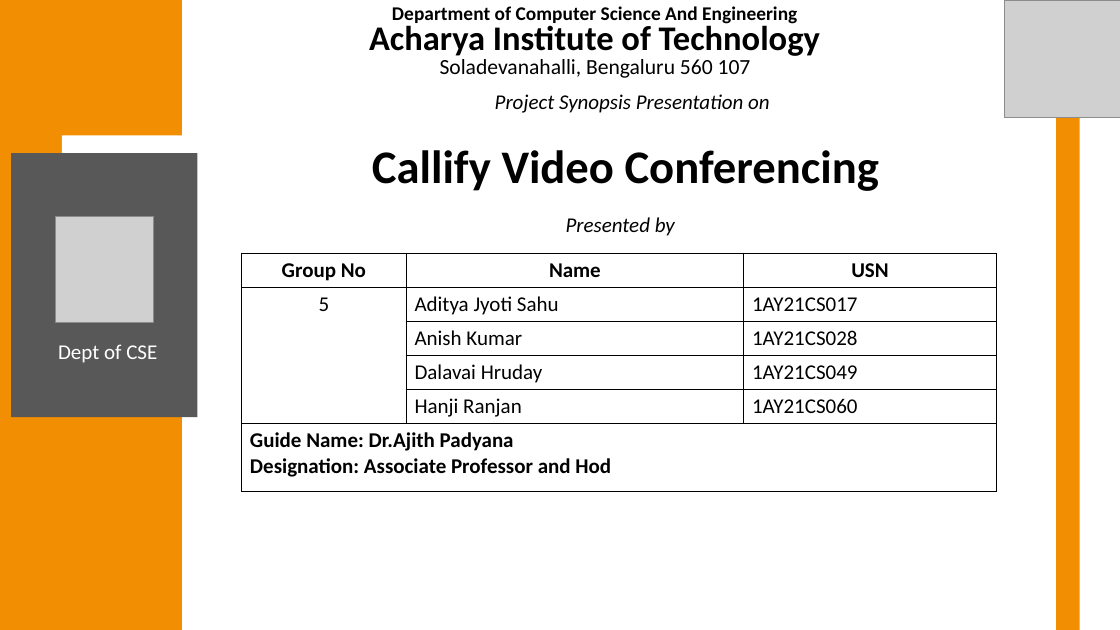
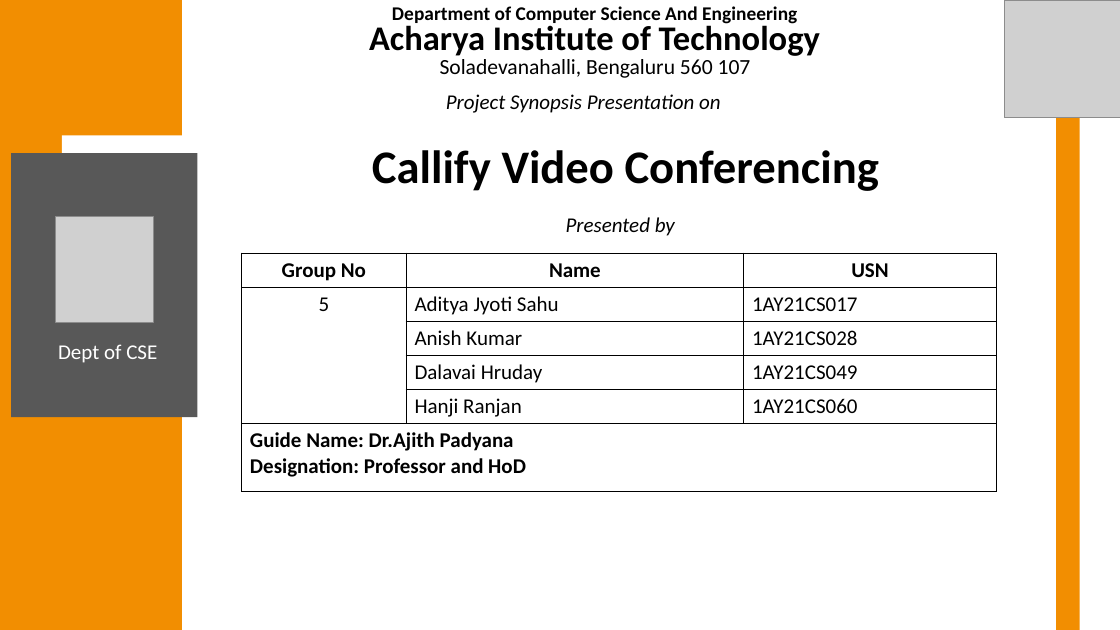
Before and after one commit to Anish202020/7th-Semester, a slide deck: slide 1 of Report & PPT/Project Work/Ppt/Callify Synopsis.pptx. Drawn at 1120x630 pixels with LibreOffice and Linux fonts; fonts in the diff are those of the drawing; grey boxes stand for pictures. Boxes give left, top, right and bottom in pixels: in the first picture for what was removed or moved away, otherwise in the second. Text is boxed around its words. In the diff, an @@ line names an element or a change of style, - is before the commit and + after.

```diff
--- a/Report & PPT/Project Work/Ppt/Callify Synopsis.pptx
+++ b/Report & PPT/Project Work/Ppt/Callify Synopsis.pptx
@@ text "Project Synopsis Presentation on" moved from (x1=495, y1=94, x2=770, y2=113) to (x1=446, y1=94, x2=721, y2=113) @@
@@ table at (x1=242, y1=253, x2=997, y2=492) @@
-row 6, column 1: Guide Name: Dr.Ajith Padyana / Designation: Associate Professor and Hod
+row 6, column 1: Guide Name: Dr.Ajith Padyana / Designation: Professor and HoD
```
Also in this commit, not shown: 2 other files.
